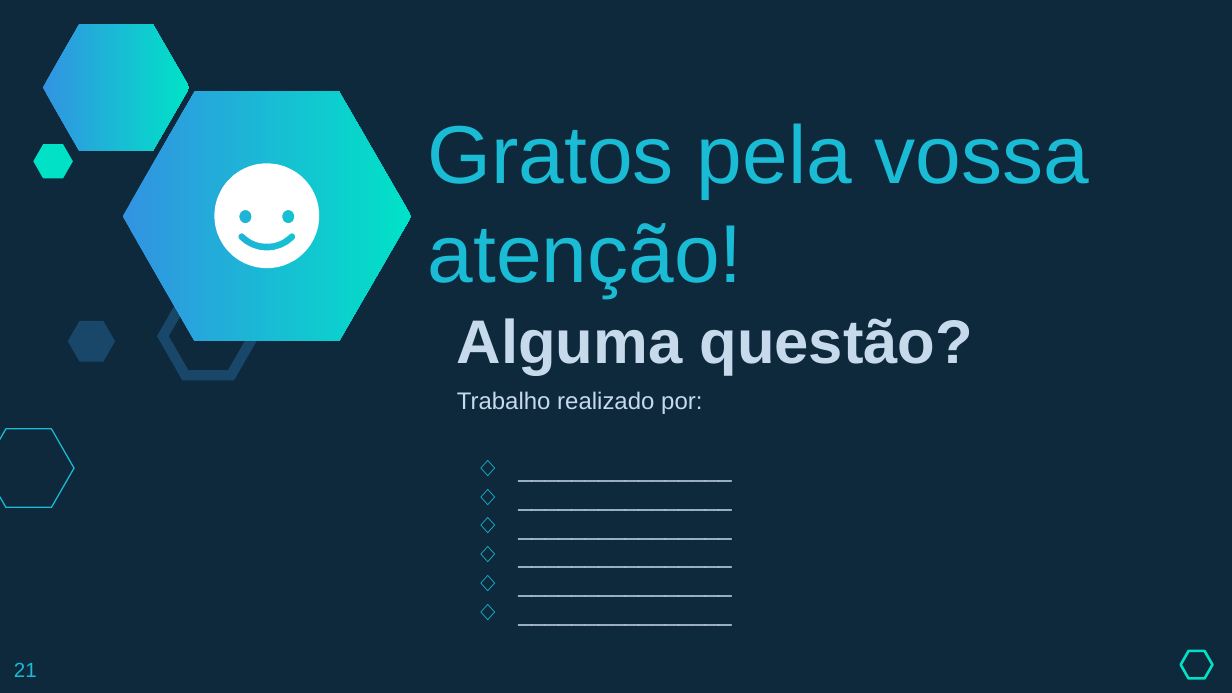
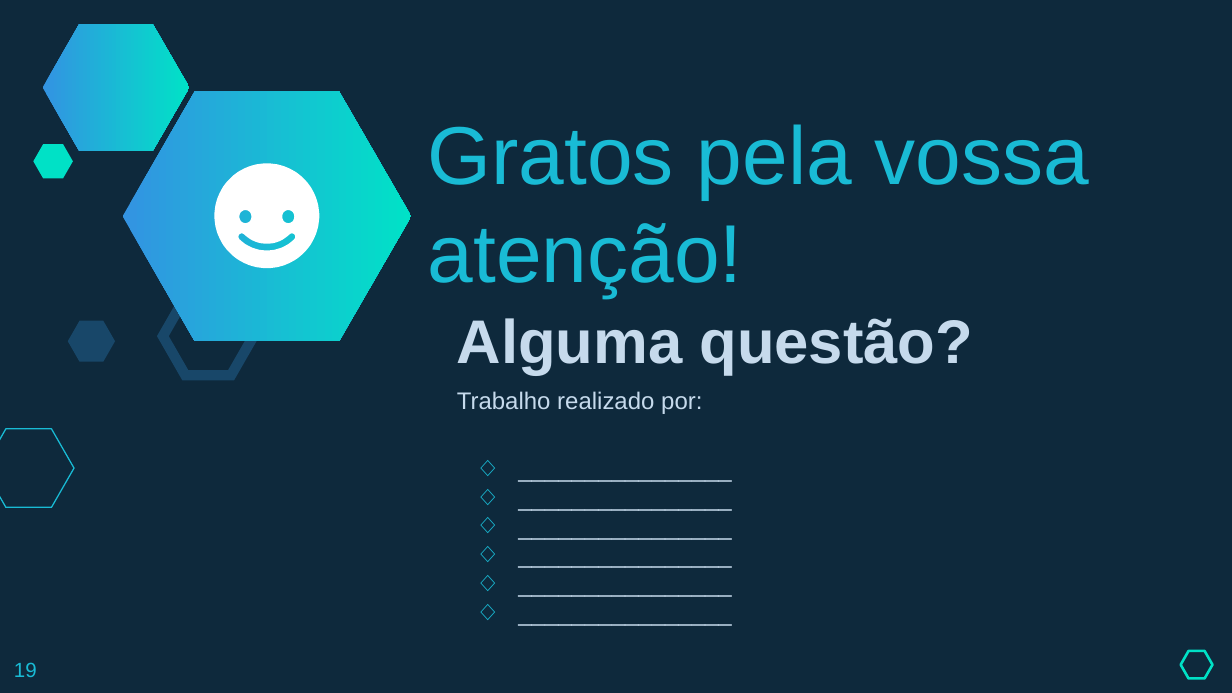
Before and after one commit to dmfrodrigues/feup-pf-proj, a slide deck: slide 19 of apresentacao/apresentacao_grupo_4.pptx (slide 21 before the commit). Drawn at 1232x693 pixels with LibreOffice and Linux fonts; fonts in the diff are those of the drawing. Boxes give left, top, right and bottom in pixels: in the first picture for what was removed or moved away, otherwise in the second. Text is boxed around its words. In the diff, an @@ line names an element or a change of style, - is before the commit and + after.

```diff
--- a/apresentacao/apresentacao_grupo_4.pptx
+++ b/apresentacao/apresentacao_grupo_4.pptx
@@ page number removed at (x1=14, y1=662, x2=37, y2=677) @@
-21
@@ page number added at (x1=14, y1=662, x2=37, y2=677), 12 pt, text #19BBD5 @@
+19
```
Also in this commit, not shown: 22 other slides changed, 2 slides removed.
